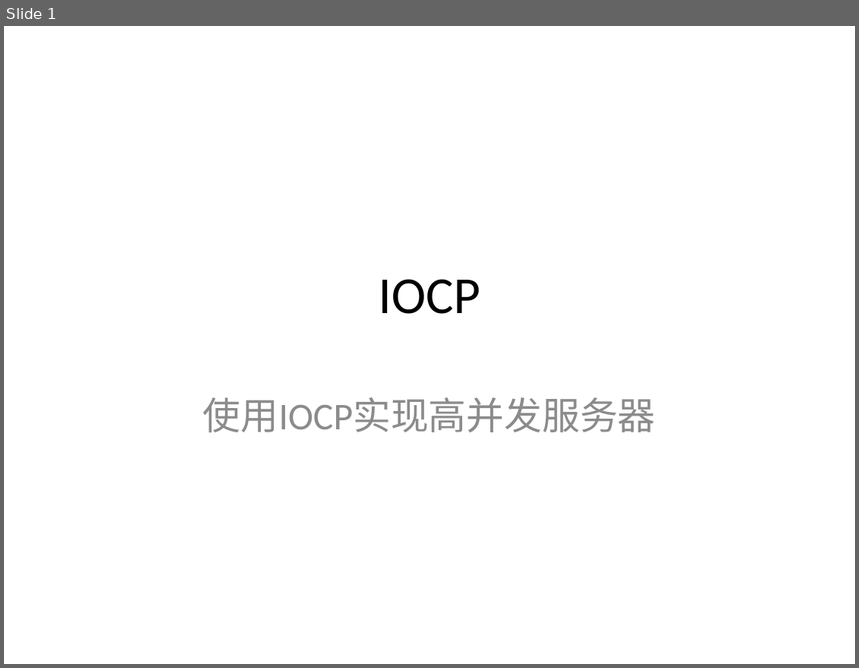
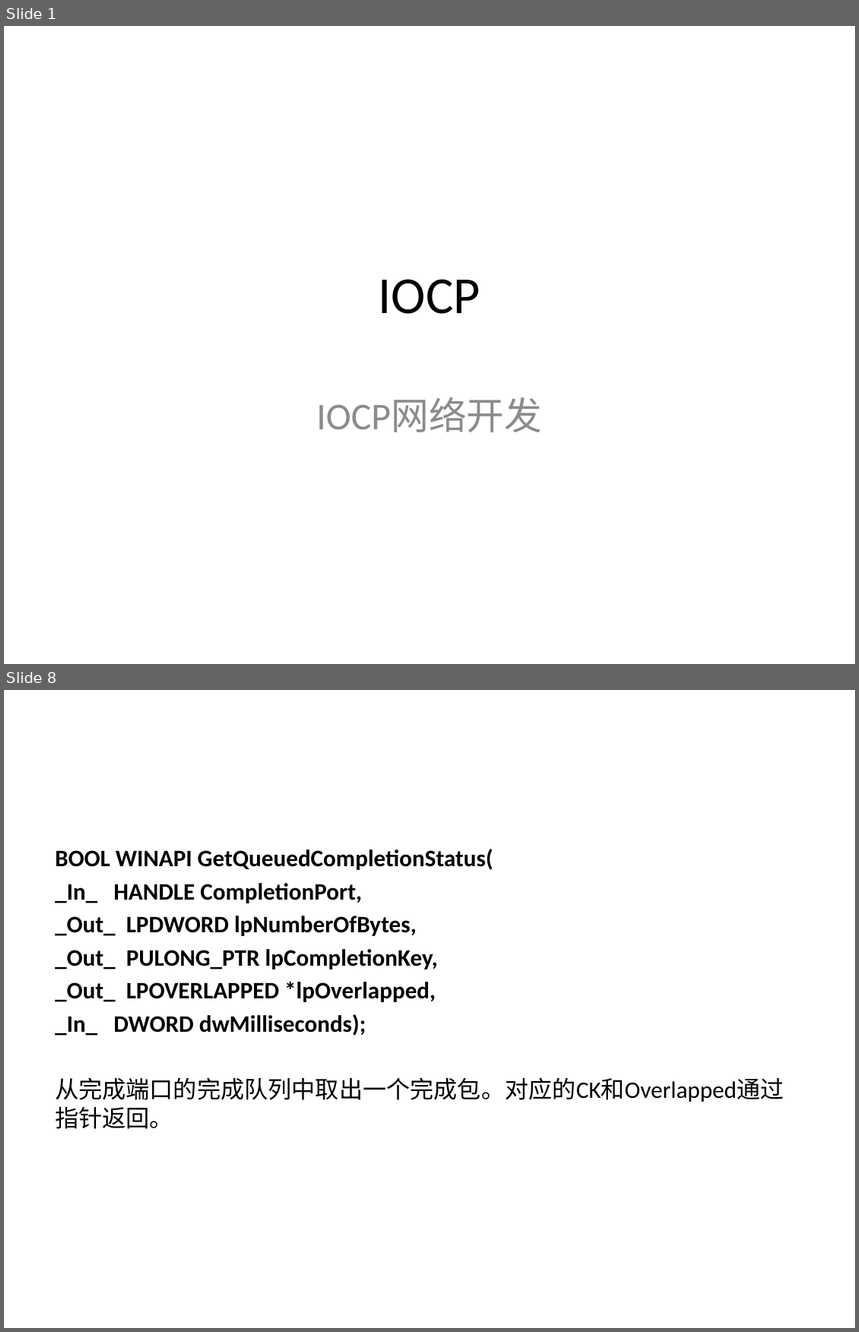
Before and after one commit to dxjeric/CompletionPort, a slide deck: Doc/IOCP.pptx. Shown one above the other, each under a label of ours: slide 1 before the commit, slides 1 and 8 after it; the slides between them are not shown. The pictures are 859x668 and 859x1332 pixels, drawn with LibreOffice and Linux fonts; fonts in the diff are those of the drawing; background and template pictures are left out. Boxes give left, top, right and bottom in pixels: in the first picture for what was removed or moved away, otherwise in the second. Text is boxed around its words. In the diff, an @@ line names an element or a change of style, - is before the commit and + after.

Commit message:
Completion Doc

```diff
--- a/Doc/IOCP.pptx
+++ b/Doc/IOCP.pptx
@@ slide 8 added at [4,690,855,1328], background picture (left out) @@
@@ text added at [55,849,785,1129], 20 pt, text #000000, bold @@
+BOOL WINAPI GetQueuedCompletionStatus(
+_In_ HANDLE CompletionPort,
+_Out_ LPDWORD lpNumberOfBytes,
+_Out_ PULONG_PTR lpCompletionKey,
+_Out_ LPOVERLAPPED *lpOverlapped,
+_In_ DWORD dwMilliseconds);
+从完成端口的完成队列中取出一个完成包。对应的CK和Overlapped通过指针返回。
@@ slide 1 changed as well @@
@@ subtitle at [316,398,542,433]: text changed @@
-使用IOCP实现高并发服务器
+IOCP网络开发
```
Also in this commit, not shown: 13 other slides added.
